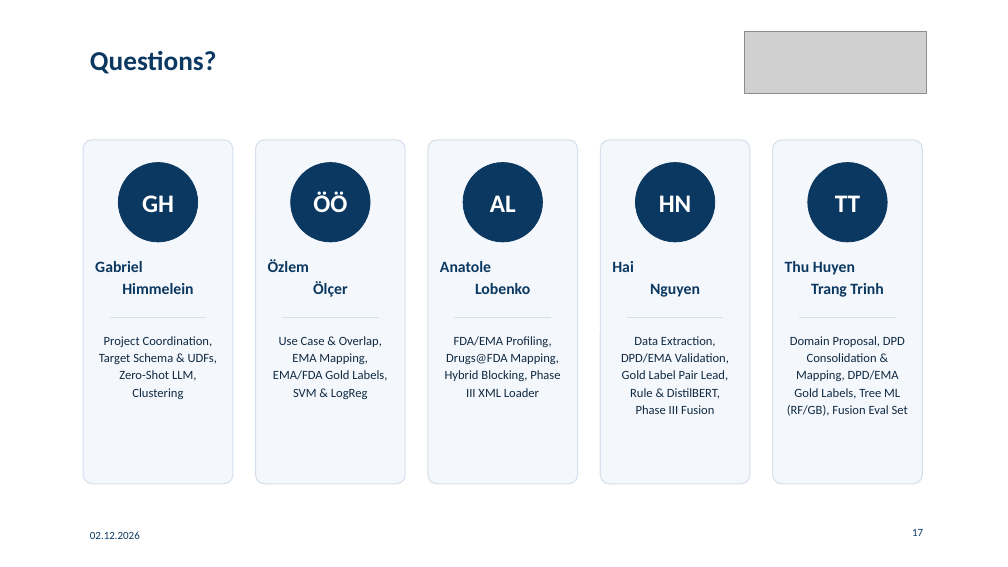
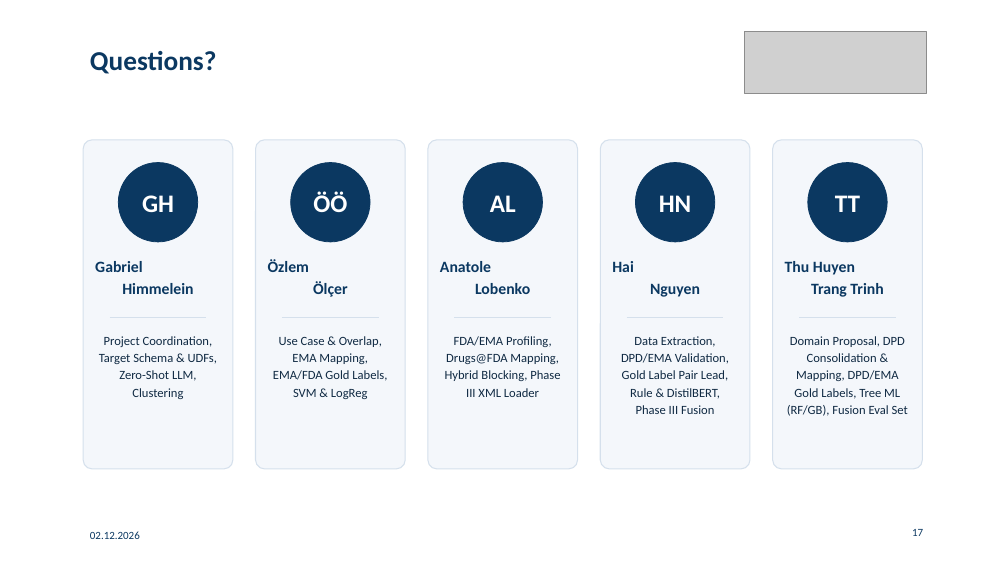
Before and after one commit to gabegagster/wdi-drug-integration, a slide deck: slide 17 of docs/presentation/wdi_drug_integration_presentation.pptx. Drawn at 1008x567 pixels with LibreOffice and Linux fonts; fonts in the diff are those of the drawing; grey boxes stand for pictures. Boxes give left, top, right and bottom in pixels: in the first picture for what was removed or moved away, otherwise in the second. Text is boxed around its words. In the diff, an @@ line names an element or a change of style, - is before the commit and + after.

```diff
--- a/docs/presentation/wdi_drug_integration_presentation.pptx
+++ b/docs/presentation/wdi_drug_integration_presentation.pptx
@@ rounded rectangle: place and size @@
-rounded rectangle at box(83, 140, 233, 484)
+rounded rectangle at box(83, 140, 233, 469)
@@ rounded rectangle: place and size @@
-rounded rectangle at box(256, 140, 405, 484)
+rounded rectangle at box(256, 140, 405, 469)
@@ rounded rectangle: place and size @@
-rounded rectangle at box(428, 140, 578, 484)
+rounded rectangle at box(428, 140, 578, 469)
@@ rounded rectangle: place and size @@
-rounded rectangle at box(600, 140, 750, 484)
+rounded rectangle at box(600, 140, 750, 469)
@@ rounded rectangle: place and size @@
-rounded rectangle at box(773, 140, 923, 484)
+rounded rectangle at box(773, 140, 923, 469)
```
Also in this commit, not shown: 11 other slides changed, 1 other file.
